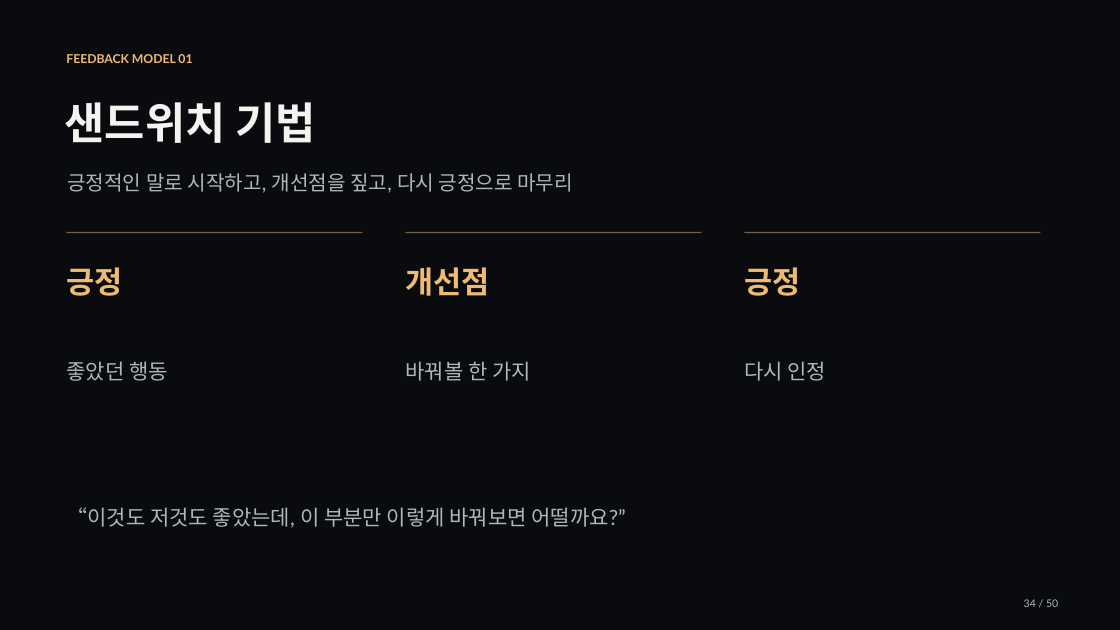
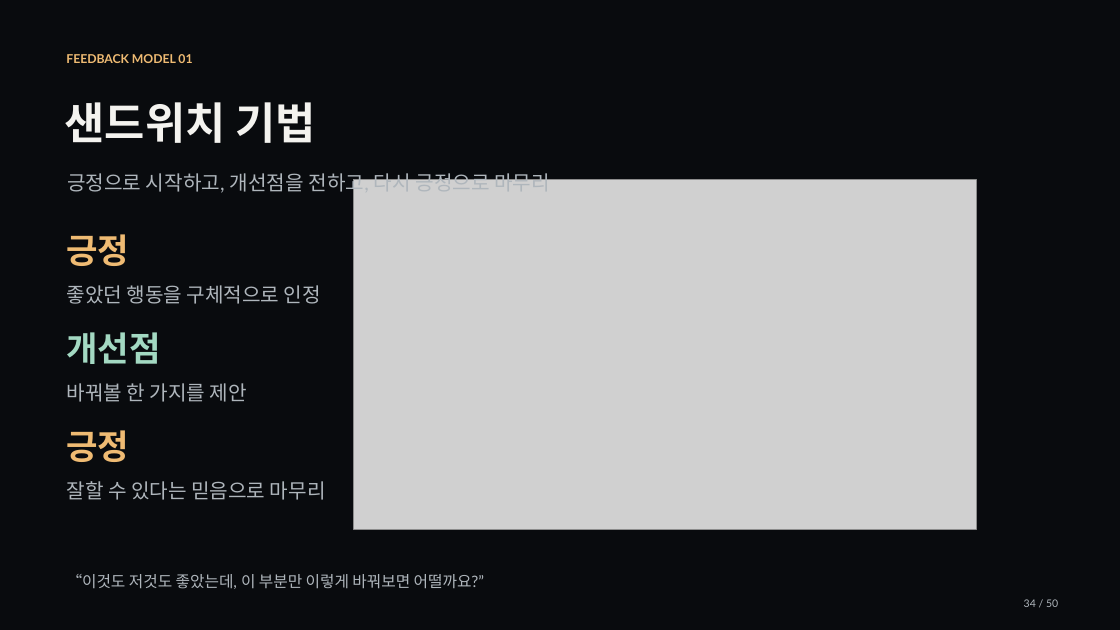
Before and after one commit to jaeyoung5178-bot/Presence, a slide deck: slide 34 of education/training/signature/training-signature.pptx. Drawn at 1120x630 pixels with LibreOffice and Linux fonts; fonts in the diff are those of the drawing; grey boxes stand for pictures. Boxes give left, top, right and bottom in pixels: in the first picture for what was removed or moved away, otherwise in the second. Text is boxed around its words. In the diff, an @@ line names an element or a change of style, - is before the commit and + after.

```diff
--- a/education/training/signature/training-signature.pptx
+++ b/education/training/signature/training-signature.pptx
@@ text at bbox=[67, 169, 550, 196]: text changed @@
-긍정적인 말로 시작하고, 개선점을 짚고, 다시 긍정으로 마무리
+긍정으로 시작하고, 개선점을 전하고, 다시 긍정으로 마무리
@@ picture added at bbox=[354, 180, 976, 530] @@
@@ text "긍정": place and size @@
-text "긍정" at bbox=[67, 267, 123, 296]
+text "긍정" at bbox=[67, 234, 130, 266]
@@ text "긍정" at bbox=[67, 234, 130, 266]: size 26.2 to 29.2 pt @@
@@ rectangle removed at bbox=[66, 232, 362, 234] @@
@@ rectangle removed at bbox=[406, 232, 702, 234] @@
@@ rectangle removed at bbox=[744, 232, 1040, 234] @@
@@ text added at bbox=[67, 285, 321, 304], 17.2 pt, text #AFB6BC @@
+좋았던 행동을 구체적으로 인정
@@ text "개선점": place and size @@
-text "개선점" at bbox=[405, 267, 489, 296]
+text "개선점" at bbox=[67, 332, 161, 364]
@@ text "개선점" at bbox=[67, 332, 161, 364]: size 26.2 to 29.2 pt, text colour #EFBB73 to #A3D9C2 @@
@@ text at bbox=[67, 383, 247, 402]: text changed; size 18 to 17.2 pt @@
-바꿔볼 한 가지
+바꿔볼 한 가지를 제안
@@ text removed at bbox=[67, 361, 168, 381] @@
-좋았던 행동
@@ text removed at bbox=[744, 361, 827, 381] @@
-다시 인정
@@ text "긍정" at bbox=[67, 430, 130, 462]: size 26.2 to 29.2 pt @@
@@ text "긍정": place and size @@
-text "긍정" at bbox=[744, 267, 800, 296]
+text "긍정" at bbox=[67, 430, 130, 462]
@@ text added at bbox=[67, 481, 326, 500], 17.2 pt, text #AFB6BC @@
+잘할 수 있다는 믿음으로 마무리
@@ text "“이것도 저것도 좋았는데, 이 부분만 ...": place and size @@
-text "“이것도 저것도 좋았는데, 이 부분만 ..." at bbox=[67, 507, 626, 528]
+text "“이것도 저것도 좋았는데, 이 부분만 ..." at bbox=[67, 574, 485, 589]
@@ text "“이것도 저것도 좋았는데, 이 부분만 ..." at bbox=[67, 574, 485, 589]: size 18 to 13.5 pt @@
```
Also in this commit, not shown: 24 other slides changed, 34 other files.
